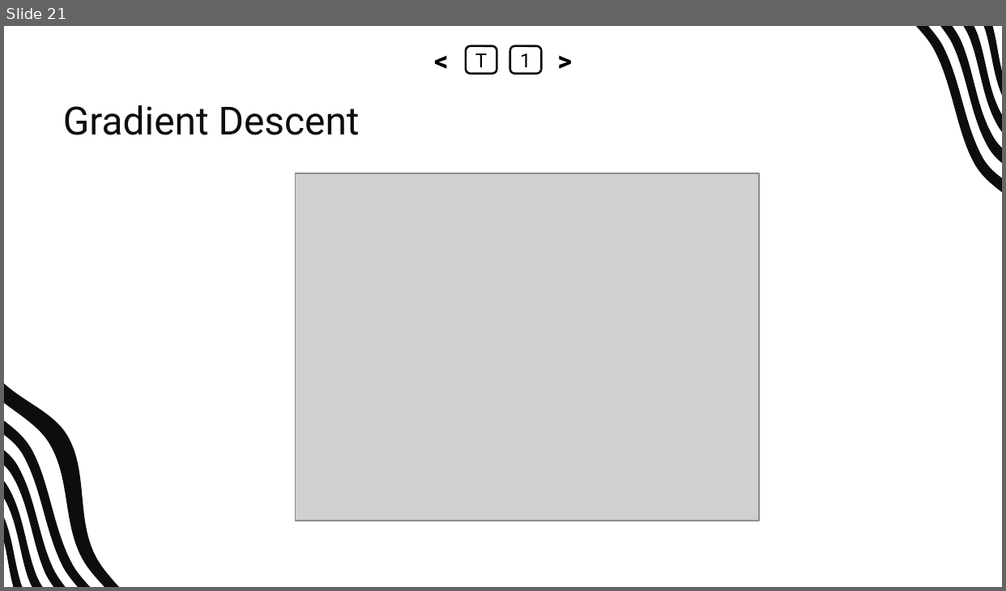
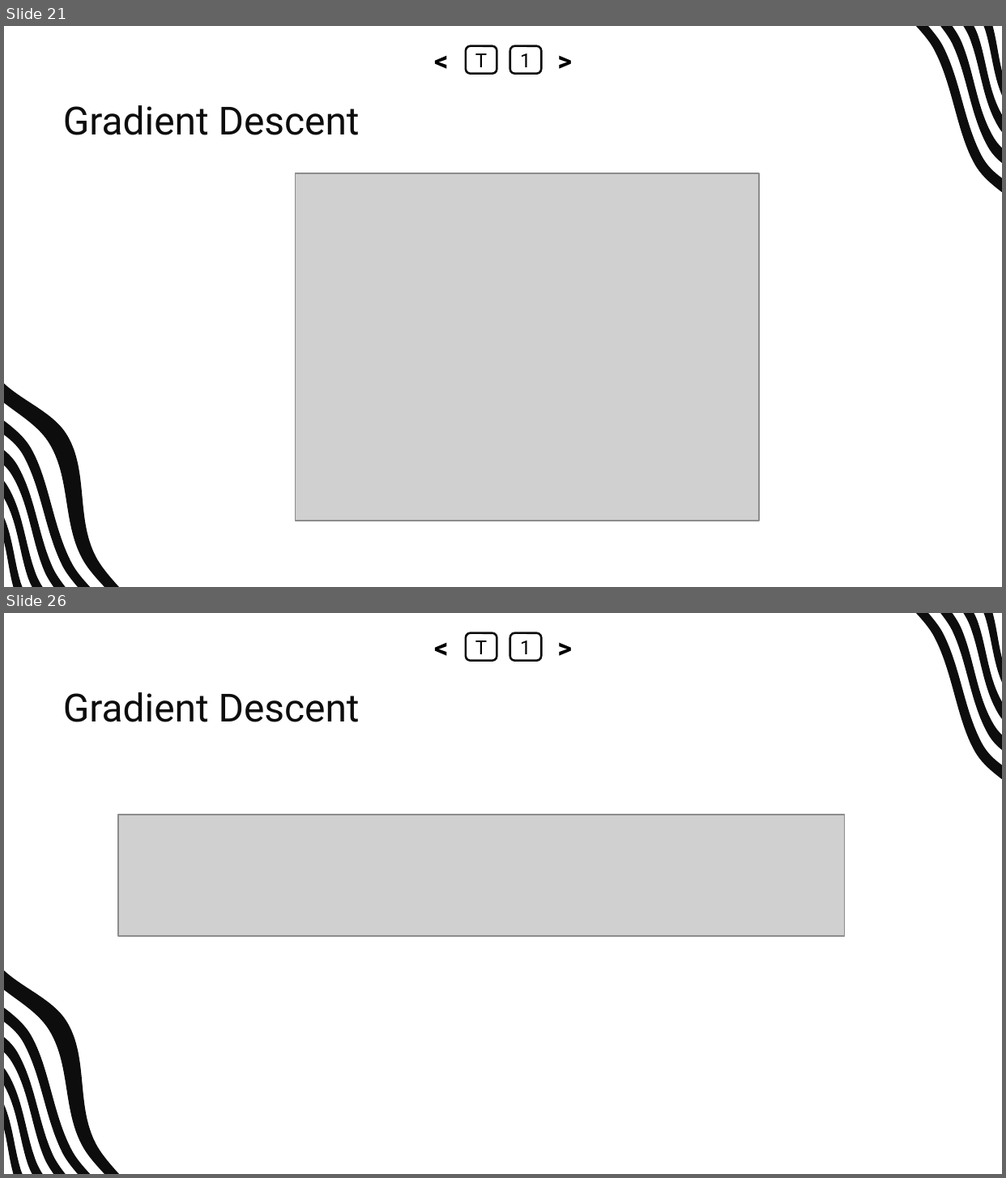
Before and after one commit to abrarhasan3/Green-Uni-All-Academic-Content, a slide deck: CSE 411 Machine Learning/Linear Regression.pptx. Shown one above the other, each under a label of ours: slide 21 before the commit, slides 21 and 26 after it; the slides between them are not shown. The pictures are 1006x591 and 1006x1178 pixels, drawn with LibreOffice and Linux fonts; fonts in the diff are those of the drawing; grey boxes stand for pictures. Boxes give left, top, right and bottom in pixels: in the first picture for what was removed or moved away, otherwise in the second. Text is boxed around its words. In the diff, an @@ line names an element or a change of style, - is before the commit and + after.

```diff
--- a/CSE 411 Machine Learning/Linear Regression.pptx
+++ b/CSE 411 Machine Learning/Linear Regression.pptx
@@ slide 26 added at [4,613,1002,1174], background #FFFFFF; not listed: 9 template elements that a slide beside it also shows @@
@@ text added at [426,633,457,661], 20 pt, text #000000, bold @@
+<
@@ rounded rectangle added at [466,633,497,661], fill #FFFFFF, outline #0D0D0D 1.5 pt, 14 pt, text #000000 @@
+T
@@ rounded rectangle added at [510,633,541,661], fill #FFFFFF, outline #0D0D0D 1.5 pt, 14 pt, text #000000 @@
+1
@@ text added at [549,633,580,661], 20 pt, text #000000, bold @@
+>
@@ title added at [63,692,360,722], 28 pt, text #0D0D0D @@
+Gradient Descent
@@ picture added at [117,815,844,936] @@
```
Also in this commit, not shown: 1 slide changed, 17 other slides added.
